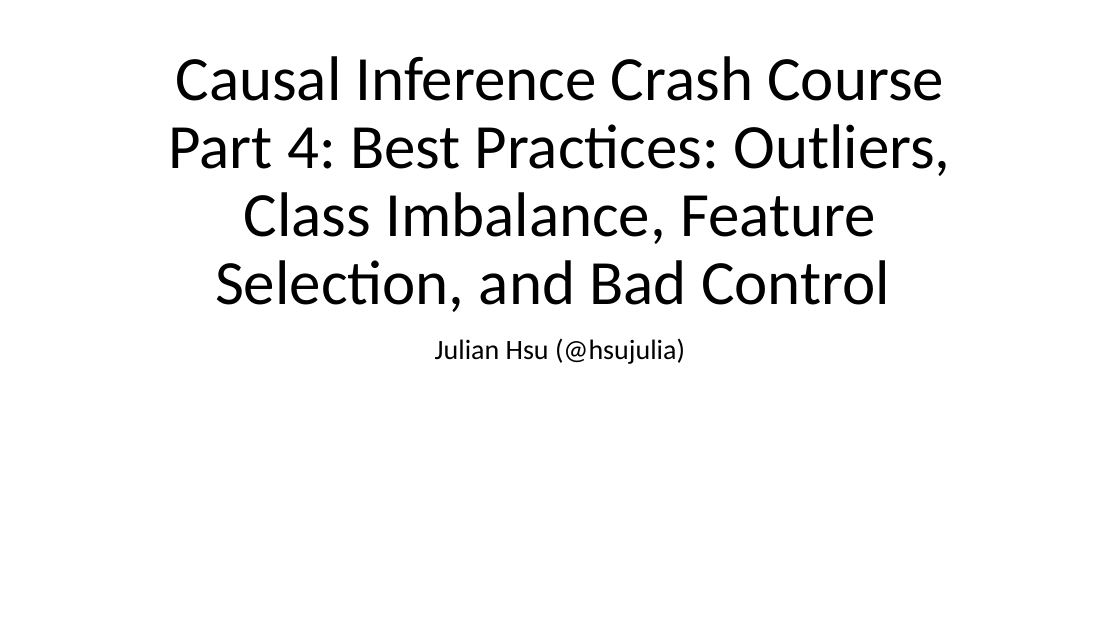
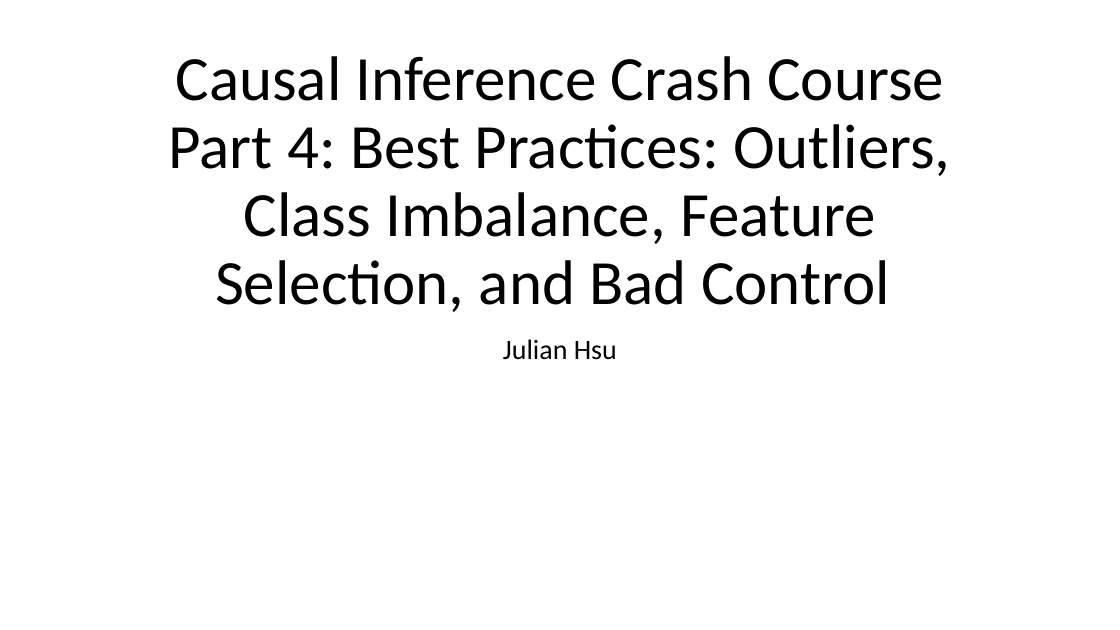
Before and after one commit to shoepaladin/causalinference_crashcourse, a slide deck: slide 1 of Powerpoints/4 Best Practices.pptx. Drawn at 1120x630 pixels with LibreOffice and Linux fonts; fonts in the diff are those of the drawing. Boxes give left, top, right and bottom in pixels: in the first picture for what was removed or moved away, otherwise in the second. Text is boxed around its words. In the diff, an @@ line names an element or a change of style, - is before the commit and + after.

Commit message:
best practices update
added notebook and slides on best practices

```diff
--- a/Powerpoints/4 Best Practices.pptx
+++ b/Powerpoints/4 Best Practices.pptx
@@ subtitle at [503, 339, 617, 360]: text changed @@
-Julian Hsu (@hsujulia)
+Julian Hsu
```
Also in this commit, not shown: 3 other slides changed, 10 slides added, 6 other files.
